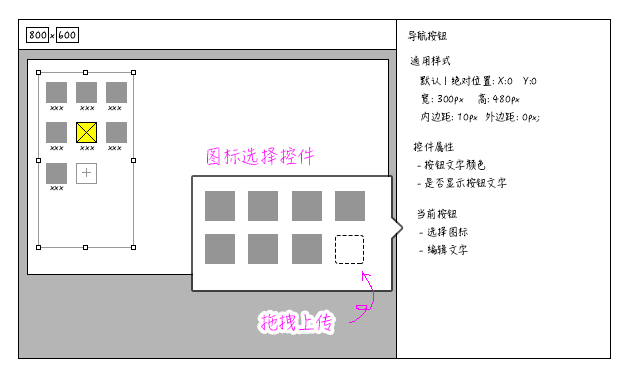
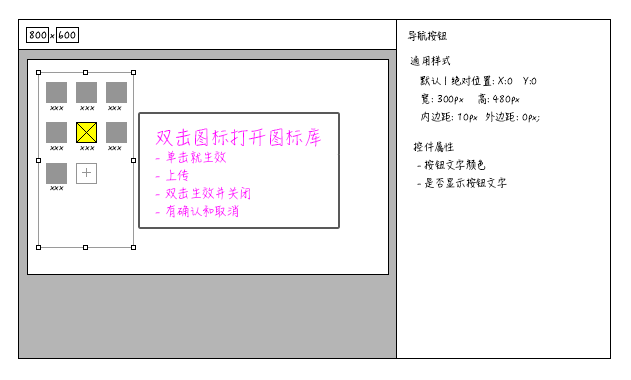
Revision of a layered w=631, h=380 image; what changed, layer by layer:
removed layer "Layer 3" over [349, 271, 374, 323]
removed layer "拖拽上传" over [261, 313, 333, 332]
removed layer "Rounded Rectangle 1" over [335, 235, 364, 264]
removed layer "Layer 2" over [205, 191, 365, 264]
added group "图片库" with 2 layers above "属性面板" over [155, 128, 338, 227]
renamed "图标选择控件" to "双击图标打开图标库 - 单击就生效 - 上传 - 双击生效并关闭 - 有确认和取消", moved it into group "图片库", painted on it over [155, 128, 321, 218]
moved "Layer 1" into group "图片库", painted on it over [140, 114, 402, 290]
removed layer "当前按钮 - 选择图标 - 编辑文字" from group "属性面板" over [417, 208, 468, 255]
